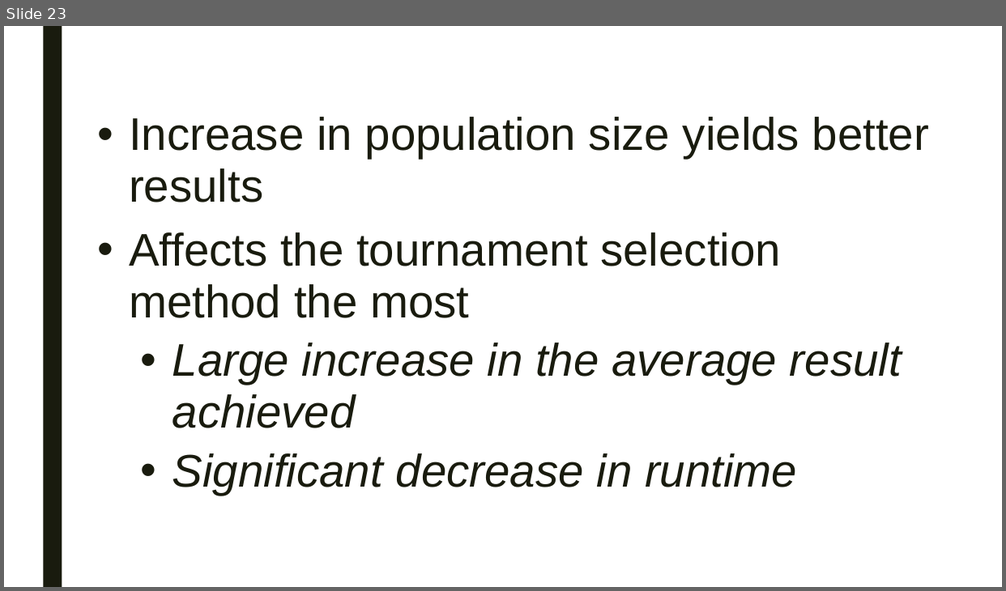
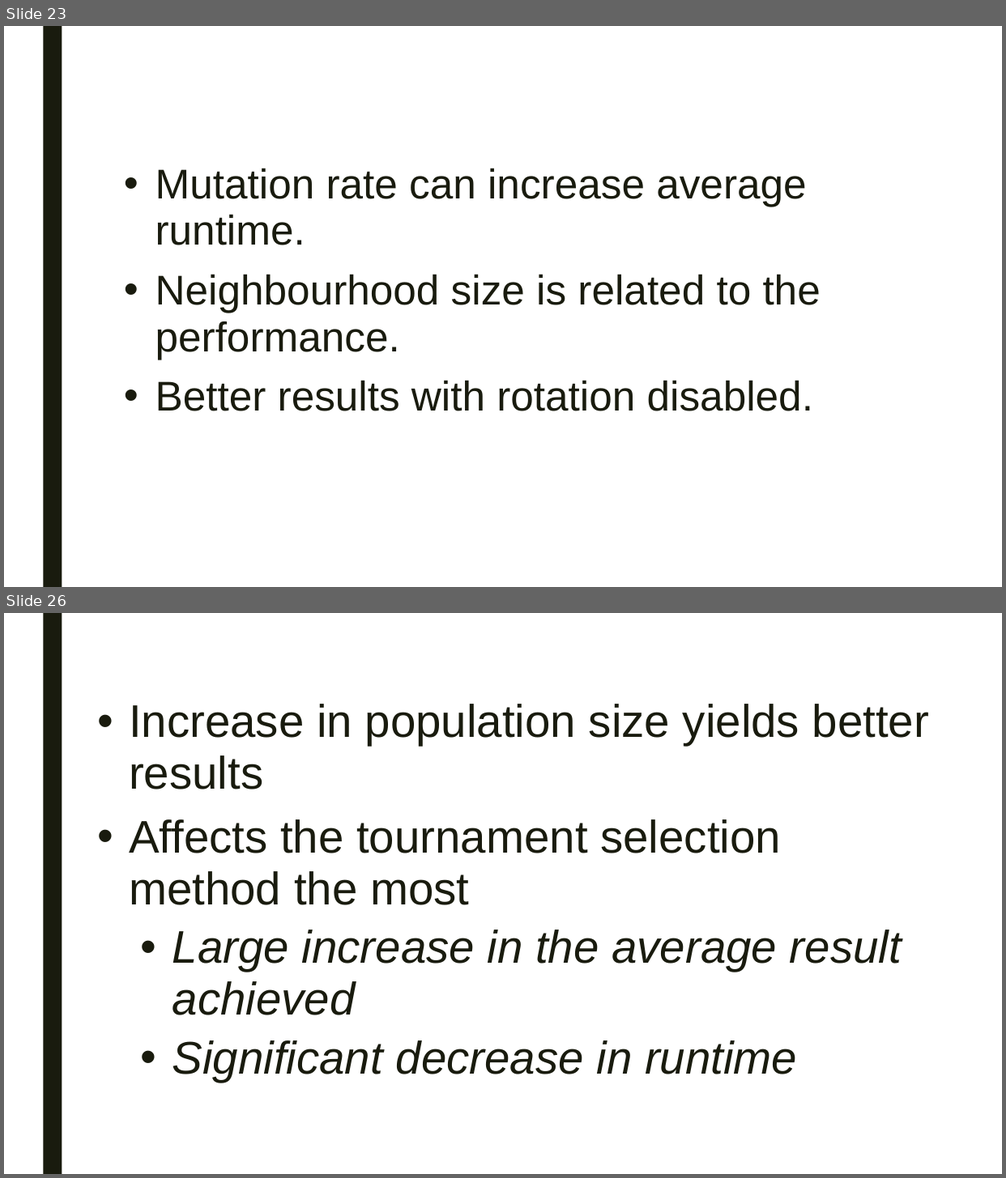
Before and after one commit to swengeler/PP3, a slide deck: Report, presentation and related stuff/Knapsack_problem.pptx. Shown one above the other, each under a label of ours: slide 23 before the commit, slides 23 and 26 after it; the slides between them are not shown. The pictures are 1006x591 and 1006x1178 pixels, drawn with LibreOffice and Linux fonts; fonts in the diff are those of the drawing. Boxes give left, top, right and bottom in pixels: in the first picture for what was removed or moved away, otherwise in the second. Text is boxed around its words. In the diff, an @@ line names an element or a change of style, - is before the commit and + after.

```diff
--- a/Report, presentation and related stuff/Knapsack_problem.pptx
+++ b/Report, presentation and related stuff/Knapsack_problem.pptx
@@ slide 23 added at (4,26,1002,587), background #FFFFFF; not listed: 1 template element that a slide beside it also shows @@
@@ text added at (155,168,820,412), 40 pt, text #191B0E @@
+• Mutation rate can increase average runtime.
+• Neighbourhood size is related to the performance.
+• Better results with rotation disabled.
@@ what was slide 23 is now slide 26 @@
```
Also in this commit, not shown: 13 slides changed, 12 other slides added, 8 slides removed.
